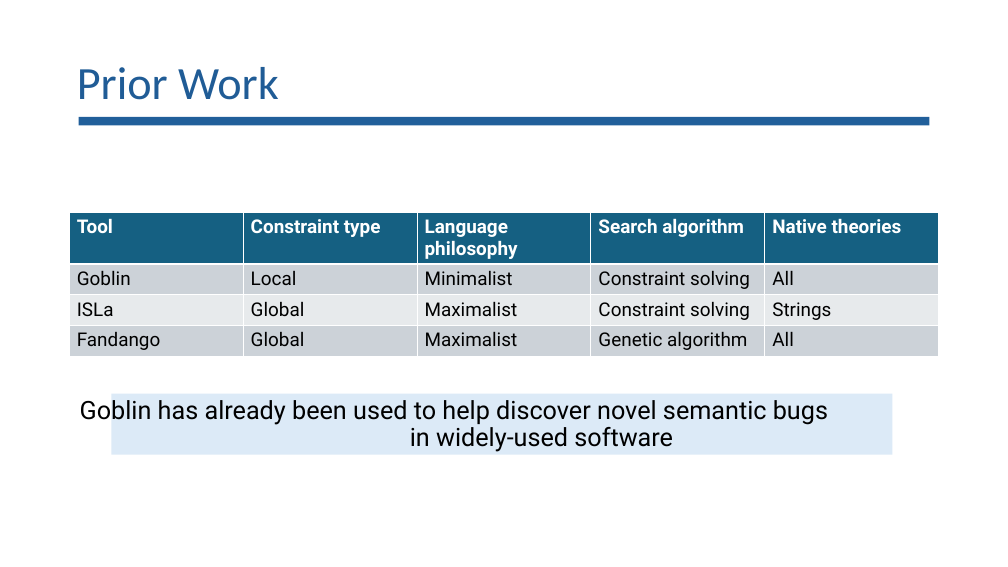
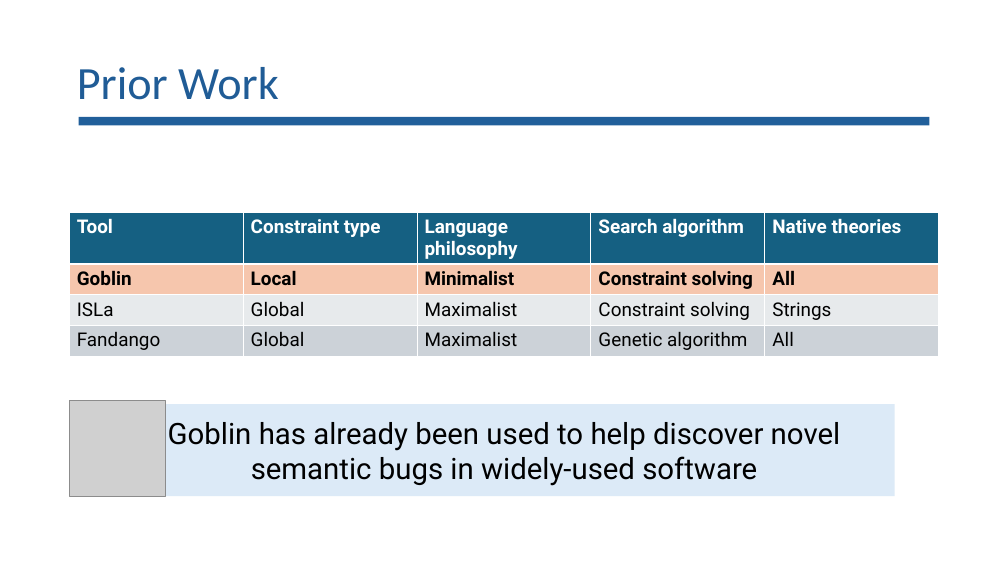
Before and after one commit to lorchrob/goblin_slides, a slide deck: slide 21 of goblin_slides.pptx (slide 20 before the commit). Drawn at 1008x567 pixels with LibreOffice and Linux fonts; fonts in the diff are those of the drawing; grey boxes stand for pictures. Boxes give left, top, right and bottom in pixels: in the first picture for what was removed or moved away, otherwise in the second. Text is boxed around its words. In the diff, an @@ line names an element or a change of style, - is before the commit and + after.

```diff
--- a/goblin_slides.pptx
+++ b/goblin_slides.pptx
@@ table at <box>70,212,939,358</box> @@
@@ fill #CCD2D8 to #F6C6AD in row 2 @@
@@ bold on in "Goblin", "Local", "Minimalist", "Constraint solving" and 1 more places @@
@@ picture added at <box>70,400,166,496</box> @@
@@ rectangle removed at <box>111,394,892,455</box> @@
@@ rectangle "Goblin has already been used ...": place and size @@
-rectangle "Goblin has already been used ..." at <box>80,400,828,452</box>
+rectangle "Goblin has already been used ..." at <box>113,405,895,497</box>
@@ rectangle "Goblin has already been used ..." at <box>113,405,895,497</box>: size 24 to 28 pt; line spacing 0.9 to 1; less space between paragraphs; vertical alignment top to middle; fill none to #DCEAF7 @@
```
Also in this commit, not shown: 18 other slides changed, 2 slides added, 1 slide removed.
